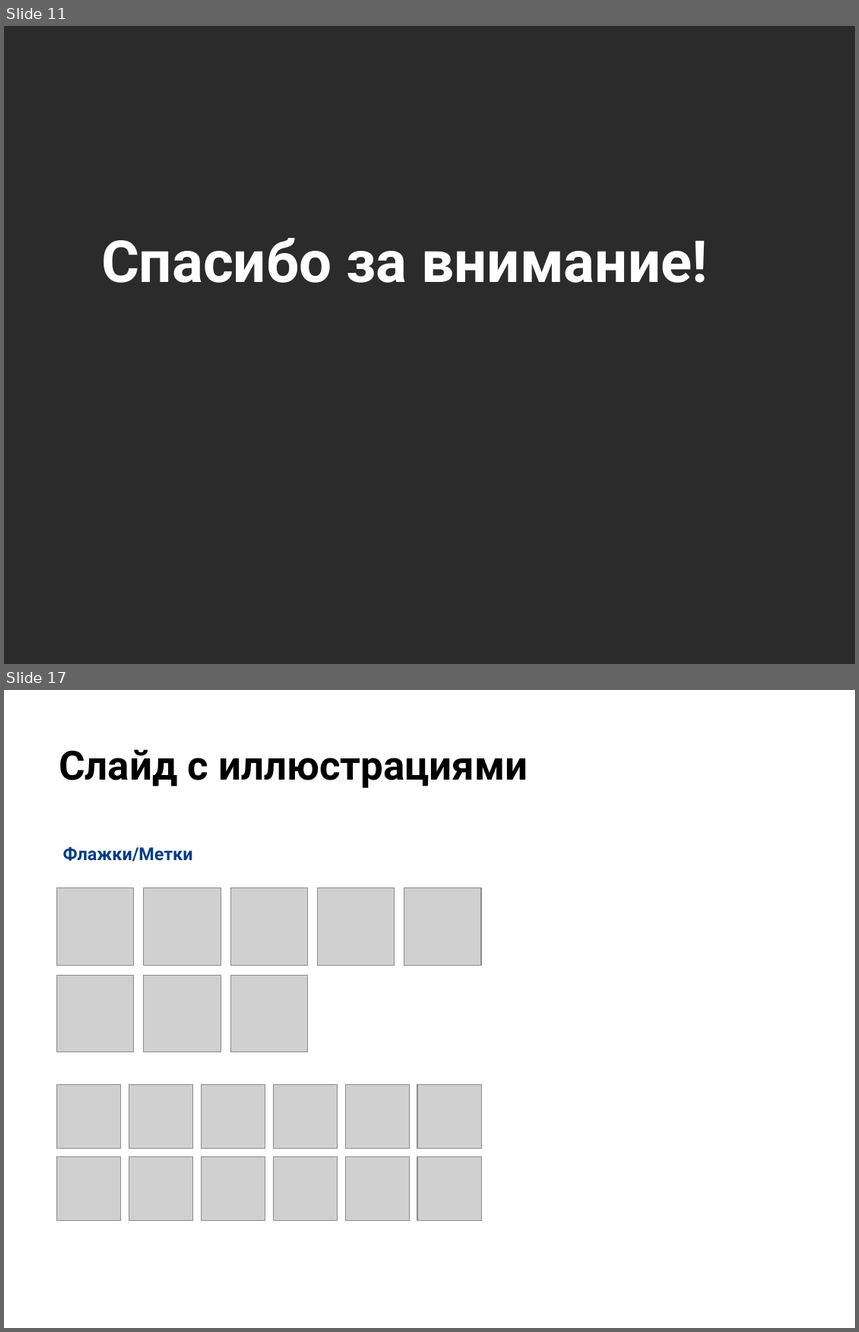
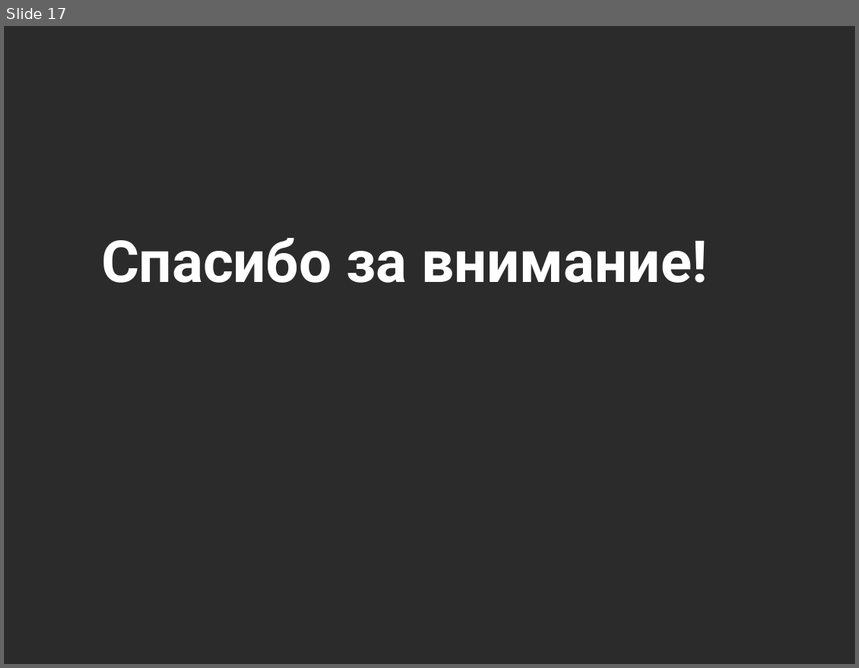
Before and after one commit to MichaelNS/otus_micro_arch, a slide deck: project/Защита проекта_синяя.pptx. Shown one above the other, each under a label of ours: slides 11 and 17 before the commit, slide 17 after it; the slides between them are not shown. The pictures are 859x1332 and 859x668 pixels, drawn with LibreOffice and Linux fonts; fonts in the diff are those of the drawing; grey boxes stand for pictures; background and template pictures are left out; a plain dark background stands for a picture behind light text. Boxes give left, top, right and bottom in pixels: in the first picture for what was removed or moved away, otherwise in the second. Text is boxed around its words. In the diff, an @@ line names an element or a change of style, - is before the commit and + after.

```diff
--- a/project/Защита проекта_синяя.pptx
+++ b/project/Защита проекта_синяя.pptx
@@ slide 17 removed at <box>4,690,855,1328</box>, background picture (left out) @@
@@ text removed at <box>59,749,528,788</box> @@
-Слайд с иллюстрациями
@@ text removed at <box>63,847,193,862</box> @@
-Флажки/Метки
@@ picture removed at <box>56,888,133,965</box> @@
@@ picture removed at <box>144,888,220,965</box> @@
@@ picture removed at <box>230,888,307,965</box> @@
@@ picture removed at <box>317,888,394,965</box> @@
@@ picture removed at <box>404,888,481,965</box> @@
@@ picture removed at <box>56,975,133,1052</box> @@
@@ picture removed at <box>144,975,220,1052</box> @@
@@ picture removed at <box>230,975,307,1052</box> @@
@@ picture removed at <box>56,1085,120,1149</box> @@
@@ picture removed at <box>129,1085,193,1149</box> @@
@@ picture removed at <box>202,1085,265,1149</box> @@
@@ picture removed at <box>273,1085,337,1149</box> @@
@@ picture removed at <box>345,1085,409,1149</box> @@
@@ picture removed at <box>417,1085,481,1149</box> @@
@@ picture removed at <box>56,1157,120,1221</box> @@
@@ picture removed at <box>129,1157,193,1221</box> @@
@@ picture removed at <box>202,1157,265,1221</box> @@
@@ picture removed at <box>273,1157,337,1221</box> @@
@@ picture removed at <box>345,1157,409,1221</box> @@
@@ picture removed at <box>417,1157,481,1221</box> @@
@@ what was slide 11 is now slide 17 @@
```
Also in this commit, not shown: 6 slides changed, 6 slides added, 7 other slides removed, 17 other files.
